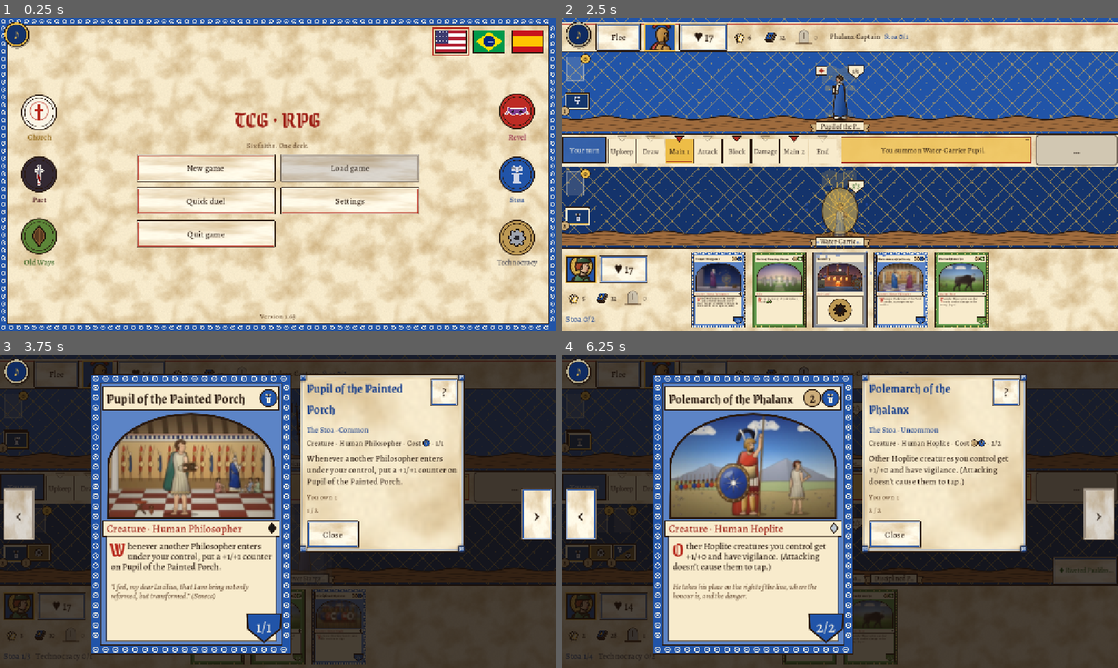
Above: before the commit, frames 1-4 (two rows, left to right).
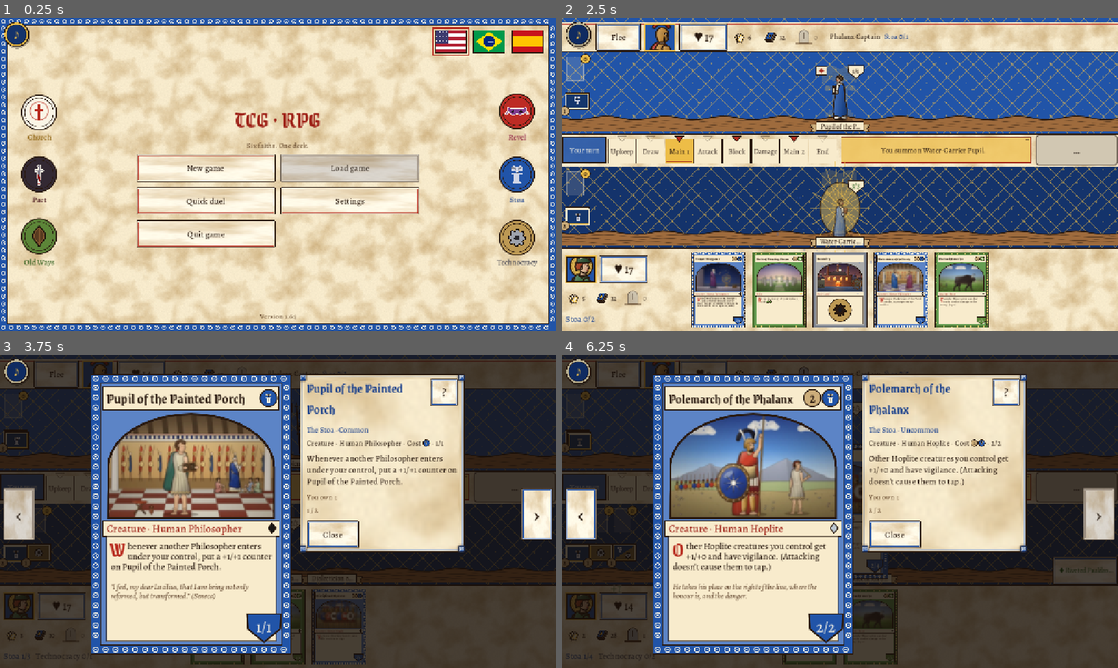
Above: after the commit, the same moments.

Repository: cavaleirobrancopensante/TCG-RPG
Game: Godot game, scene res://tests/smoke_test.tscn
The game is run twice, just before and just after one commit, with the same random seed, the same clock (stepped at 60 frames per second) and the same inputs. This scene is started directly instead of the project's main scene.
Inputs (mouse positions are in pixels of both pictures, inside the frame that each line leads up to):
- Up to frame 1 (0.25 s): no input
- Up to frame 2 (2.5 s): tap Enter at 0.5, 0.6 s; move the mouse to (962, 158) at 0.52 s; hold Right (ui_right) 0.53-1.25 s; click (962, 158) at 0.67 s; tap Space at 0.77 s; drag from (728, 190) to (812, 237) at 1.27 s; move the mouse to (840, 174) at 2.02 s; hold Right (ui_right) from 2.03 s (still down); tap M at 2.1 s; click (840, 174) at 2.17 s
- Up to frame 3 (3.75 s): release Right (ui_right) at 2.75 s; drag from (27, 430) to (111, 464) at 2.77 s; drag from (250, 436) to (305, 511) at 3.52 s
- Up to frame 4 (6.25 s): click "Flee" at 4.25 s; drag from (867, 436) to (756, 433) at 5.02 s; move the mouse to (895, 436) at 5.77 s; hold Down (ui_down) from 5.78 s (still down); tap Keypad Enter at 5.85 s; click (895, 436) at 5.92 s

The runs differ from the first frame. In frame 1, less than 0.1% of the frame differs, in the area x 52-54%, y 94-97%; in frame 2, 0.8%, in the area x 38-62%, y 45-89%; in frame 3, 0.2%; in frame 4, 0.8%.
Error in both runs: Invalid call. Nonexistent function 'find_child' in base 'Nil'. (res://tests/smoke_test.gd:818)

Commit message:
1.64: no duel hang on figure animations or unresolvable owed choices
Co-Authored-By: Claude Opus 5.5 <noreply@anthropic.com>
Claude-Session: https://claude.ai/code/session_01HitH66itUkjde1DxHgtaC5

Diff:
--- a/project.godot
+++ b/project.godot
@@ -12,7 +12,7 @@
 
 config/name="TCG-RPG"
 config/description="A card-battle RPG: MTG-style rules, Yu-Gi-Oh!-style summons, open world."
-config/version="1.63"
+config/version="1.64"
 run/main_scene="res://scenes/main.tscn"
 config/features=PackedStringArray("4.7", "GL Compatibility")
 boot_splash/bg_color=Color(0.93, 0.86, 0.7, 1)
--- a/scripts/battle/battle_scene.gd
+++ b/scripts/battle/battle_scene.gd
@@ -1304,9 +1304,21 @@
 	_update_controls()
 	await _play_batch(st.take_events())
 	# choices the rules left to you: discards from rummage, foresight
+	var stuck := 0
 	while st.phase != "over" and st.has_owed(0):
+		var before := _owed_key()
 		await _resolve_owed()
 		await _play_batch(st.take_events())
+		# a choice that could not be asked must never hold the duel: let the rules decide it
+		if _owed_key() == before:
+			stuck += 1
+			if stuck >= 3:
+				push_warning("BattleScene: an owed choice made no progress; resolved automatically")
+				_force_owed()
+				await _play_batch(st.take_events())
+				break
+		else:
+			stuck = 0
 	busy = false
 	_sync_view_stack()
 	refresh()
@@ -1458,7 +1470,8 @@
 		busy = false
 		_log(_cap(I18n.t("%s: choose its target.") % (_obj(src.uid) if src else I18n.t("A trigger"))), false)
 		_advance_targeting()
-		await _trigger_done
+		if pending_trigger != -1:
+			await _trigger_done          # (with no target to choose it has finished already)
 		busy = true
 		return
 	if not me.possess_owed.is_empty():
@@ -1612,7 +1625,8 @@
 			fig.summon_t = 0.0
 			await get_tree().process_frame
 			_burst(fig.global_position + Vector2(_fsz().x * 0.5, _fsz().y - 30 * fig_zoom), Factions.color(fig.faction).lightened(0.3), 30)
-			await fig.play_summon()
+			fig.play_summon()
+			await _wait(0.9)
 		"relic":
 			if not e.get("from_stack", false):
 				await _show_cast(e["id"], e["side"])
@@ -1681,7 +1695,8 @@
 			if src >= 0 and figures.has(src) and tgt["kind"] == "creature":
 				Sfx.play("clash")                # steel on steel
 			if src >= 0 and figures.has(src):
-				await figures[src].play_lunge(tpos)
+				figures[src].play_lunge(tpos)
+				await _wait(0.34)
 			else:
 				_bolt(tpos)
 			if tgt["kind"] == "creature" and figures.has(tgt["uid"]):
@@ -1690,7 +1705,8 @@
 				if p:
 					f.sync(p)
 				_float_text("-%d" % e["amount"], tpos, UIKit.RED)
-				await f.play_hit()
+				f.play_hit()
+				await _wait(0.35)
 			else:
 				_burst(tpos, UIKit.RED, 16)
 				await _wait(0.15)
@@ -1732,14 +1748,16 @@
 				var f: SummonFigure = figures[e["uid"]]
 				_burst(f.global_position + _fsz() * 0.5, Factions.color(f.faction), 24)
 				figures.erase(e["uid"])
-				await f.play_death()
+				f.play_death()
+				await _wait(0.55)
 				f.queue_free()
 		"bounce":
 			_log(_with_ctx(I18n.t("%s returns to its owner's hand.") % _obj(int(e["uid"])), _ctx))
 			if figures.has(e["uid"]):
 				var f: SummonFigure = figures[e["uid"]]
 				figures.erase(e["uid"])
-				await f.play_death()
+				f.play_death()
+				await _wait(0.55)
 				f.queue_free()
 			_rebuild_hand()
 		"buff":
@@ -1756,7 +1774,8 @@
 				if p:
 					f.sync(p)
 				_float_text("%+d/%+d" % [bp, bt], f.global_position + _fsz() * 0.5, UIKit.GREEN if bp >= 0 and bt >= 0 else UIKit.RED)
-				await f.play_buff()
+				f.play_buff()
+				await _wait(0.35)
 		"grant":
 			var kw := I18n.t(_kw_name(String(e.get("keyword", ""))))
 			_log(_with_ctx(I18n.t("%s gains %s.") % [_obj(int(e["uid"])), kw], _ctx))
@@ -1895,7 +1914,8 @@
 				if p:
 					f.sync(p)
 				_float_text(I18n.t("Regenerates"), f.global_position + _fsz() * 0.5, UIKit.GREEN)
-				await f.play_buff()
+				f.play_buff()
+				await _wait(0.35)
 		"regen_shield":
 			_log(_cap(I18n.t("%s will regenerate if it is destroyed this turn.") % _obj(int(e["uid"]))))
 			if figures.has(e["uid"]):
@@ -3687,3 +3707,37 @@
 	if q.is_token:
 		return {"id": "token", "data": q.card}
 	return q.card_id
+
+
+## What the player still owes (to see whether a choice moved on).
+func _owed_key() -> String:
+	var me := st.side(0)
+	return str([me.owed_discards, me.foresight_cards.size(), me.martyr_owed, me.leak_owed.size(), me.charge_owed.size(),
+		me.possess_owed.size(), me.trigger_owed.size(), me.hand_owed.size(), me.edict_owed])
+
+
+## Settle every owed choice of the player the way the AI would.
+func _force_owed() -> void:
+	var me := st.side(0)
+	while not me.trigger_owed.is_empty():
+		st.trigger_choose(0, null)
+	while not me.hand_owed.is_empty():
+		var opts := st.hand_choices(1)
+		st.hand_choose(0, int(opts[0]) if not opts.is_empty() else -1)
+	while me.edict_owed > 0 and not me.creatures.is_empty():
+		st.edict_choose(0, me.creatures[0].uid)
+	me.edict_owed = 0
+	while not me.possess_owed.is_empty():
+		st.possess_choose(0, int(me.possess_owed[0]), -1)
+	while me.martyr_owed > 0 and not me.creatures.is_empty():
+		st.martyr_bless(0, me.creatures[0].uid)
+	me.martyr_owed = 0
+	if not me.charge_owed.is_empty():
+		st.charge_choose(0, BattleState.CHARGE_AI_ORDER.slice(0, int(me.charge_owed["n"])))
+	if not me.leak_owed.is_empty():
+		st.answer_leak(0, true)
+	if not me.foresight_cards.is_empty():
+		st.resolve_foresight(0, me.foresight_cards.duplicate())
+	while me.owed_discards > 0 and not me.hand.is_empty():
+		st.discard_owed(0, me.hand.size() - 1)
+	me.owed_discards = 0
Not shown, changed: README.md
